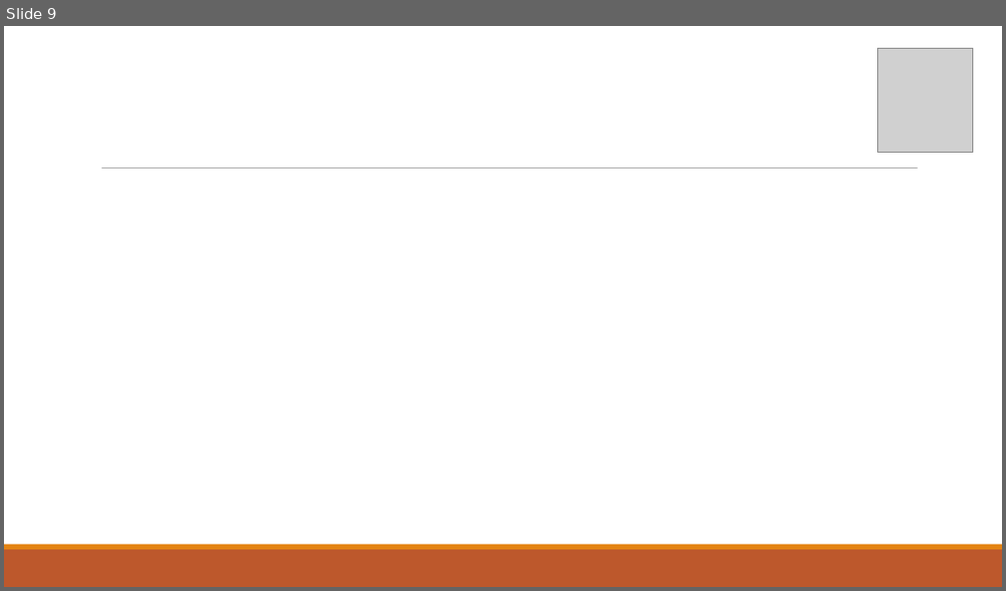
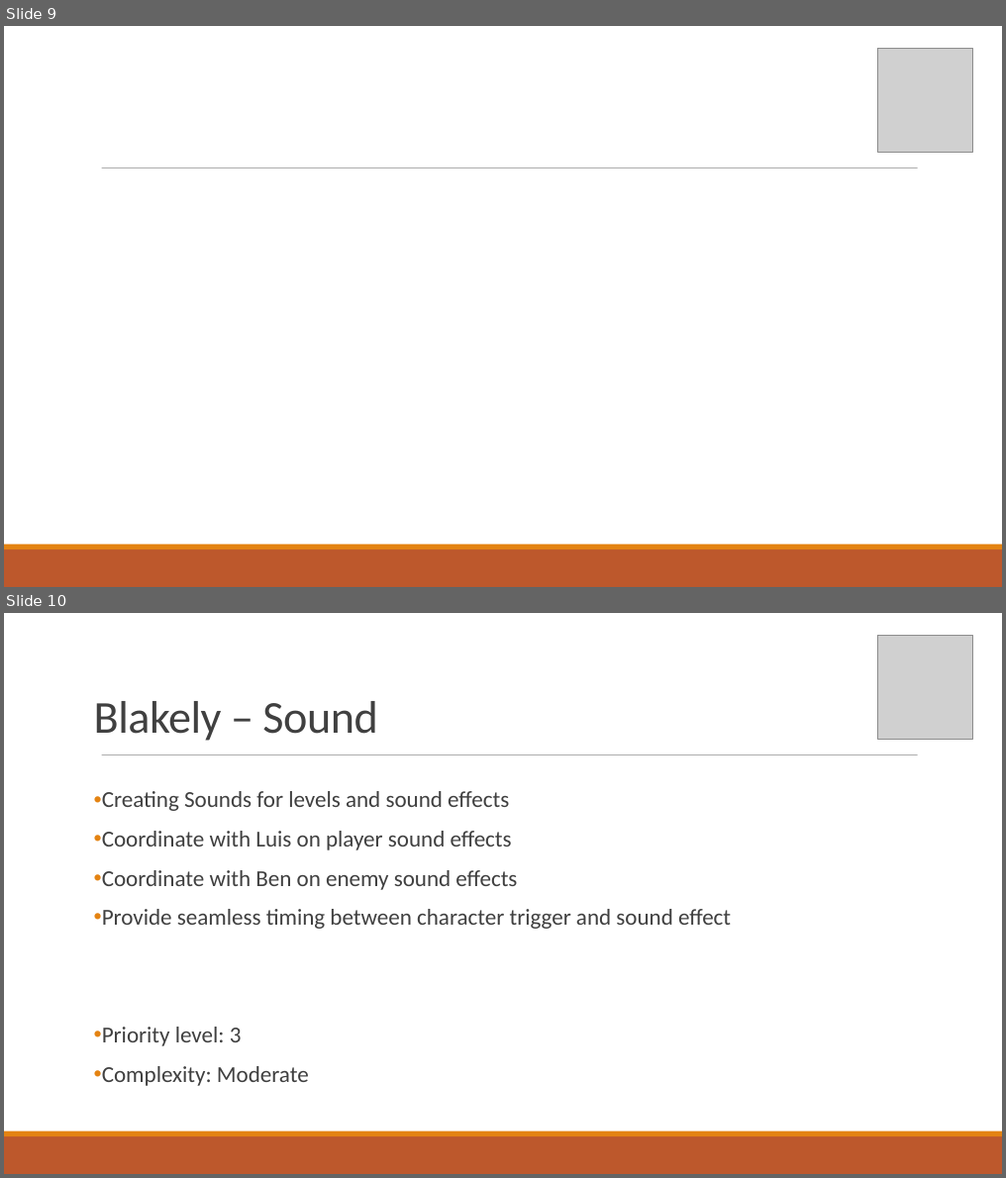
Before and after one commit to Corbono2/Banana-Clone, a slide deck: docs/Debugger.pptx. Shown one above the other, each under a label of ours: slide 9 before the commit, slides 9 and 10 after it. The pictures are 1006x591 and 1006x1178 pixels, drawn with LibreOffice and Linux fonts; fonts in the diff are those of the drawing; grey boxes stand for pictures. Boxes give left, top, right and bottom in pixels: in the first picture for what was removed or moved away, otherwise in the second. Text is boxed around its words. In the diff, an @@ line names an element or a change of style, - is before the commit and + after.

```diff
--- a/docs/Debugger.pptx
+++ b/docs/Debugger.pptx
@@ slide 10 added at (x1=4, y1=613, x2=1002, y2=1174), background #FFFFFF; not listed: 3 template elements that a slide beside it also shows @@
@@ picture added at (x1=877, y1=636, x2=973, y2=739) @@
@@ title added at (x1=94, y1=701, x2=377, y2=741), 44 pt, text #404040 @@
+Blakely – Sound
@@ subtitle added at (x1=102, y1=791, x2=731, y2=1086), 22 pt, text #404040 @@
+• Creating Sounds for levels and sound effects
+• Coordinate with Luis on player sound effects
+• Coordinate with Ben on enemy sound effects
+• Provide seamless timing between character trigger and sound effect
+• Priority level: 3
+• Complexity: Moderate
```
Also in this commit, not shown: 1 slide changed, 1 other slide added, 2 other files.
